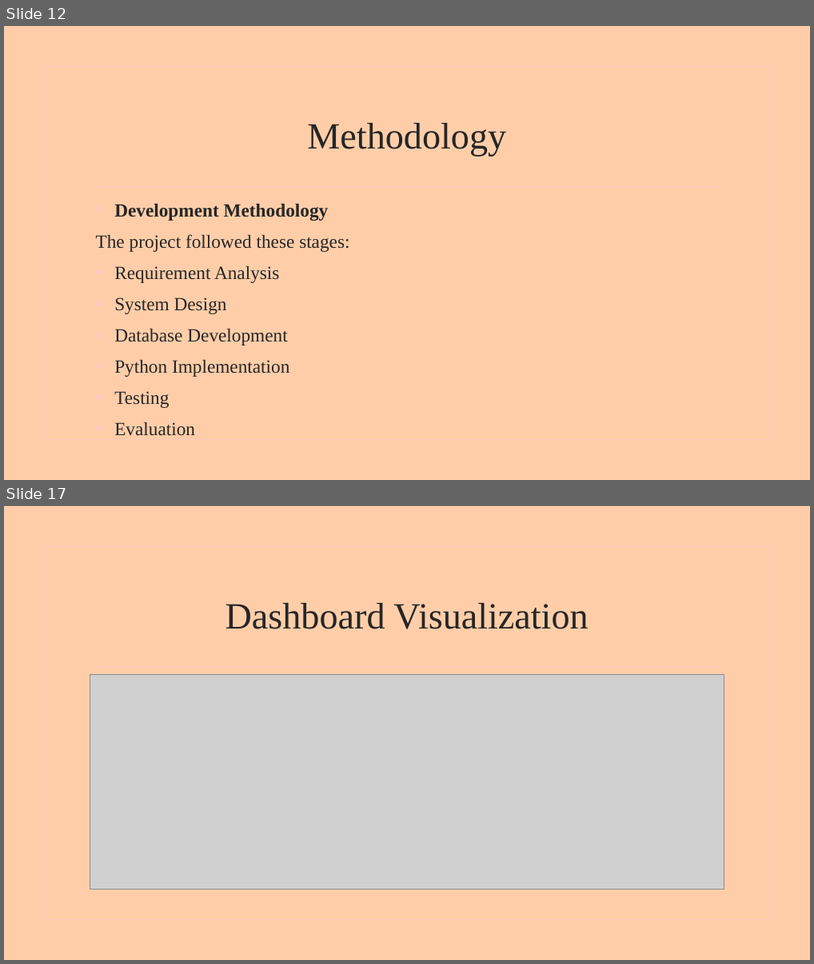
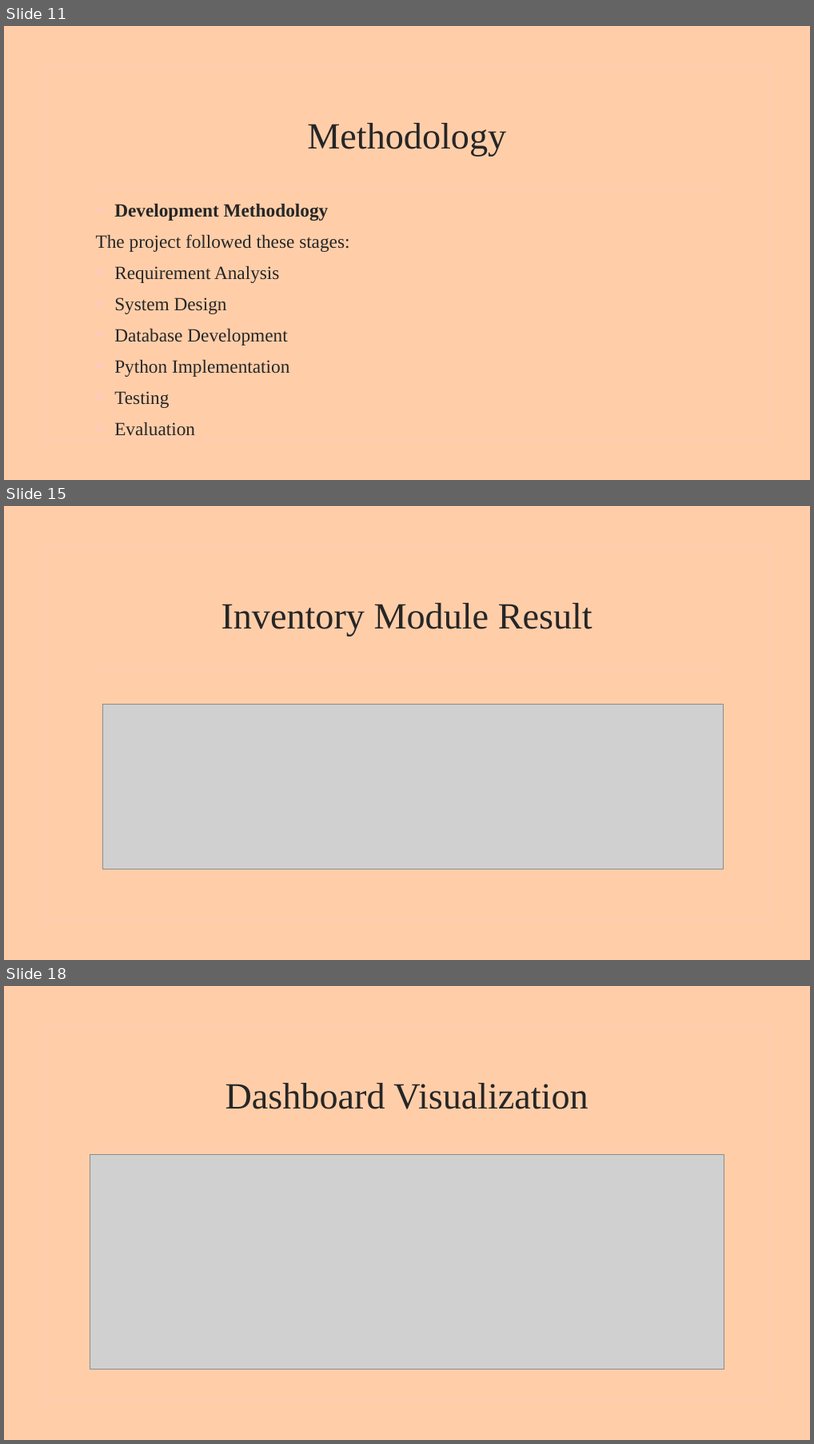
Before and after one commit to Ayomikun721/PYTHON-SYNTHAX, a slide deck: AYOMIKUN PYTHON SYNTHAX.pptx. Shown one above the other, each under a label of ours: slides 12 and 17 before the commit, slides 11, 15 and 18 after it; the slides between them are not shown. The pictures are 814x964 and 814x1444 pixels, drawn with LibreOffice and Linux fonts; fonts in the diff are those of the drawing; grey boxes stand for pictures; background and template pictures are left out. Boxes give left, top, right and bottom in pixels: in the first picture for what was removed or moved away, otherwise in the second. Text is boxed around its words. In the diff, an @@ line names an element or a change of style, - is before the commit and + after.

```diff
--- a/AYOMIKUN PYTHON SYNTHAX.pptx
+++ b/AYOMIKUN PYTHON SYNTHAX.pptx
@@ slide 15 added at bbox=[4, 506, 810, 960], background picture (left out); not listed: 2 template elements that a slide beside it also shows @@
@@ title added at bbox=[222, 603, 593, 636], 44 pt, text #262626 @@
+Inventory Module Result
@@ picture added at bbox=[102, 704, 723, 869] @@
@@ what was slide 12 is now slide 11 @@
@@ what was slide 17 is now slide 18 @@
```
Also in this commit, not shown: 14 slides changed, 2 other slides added, 1 slide removed, 1 other file.
